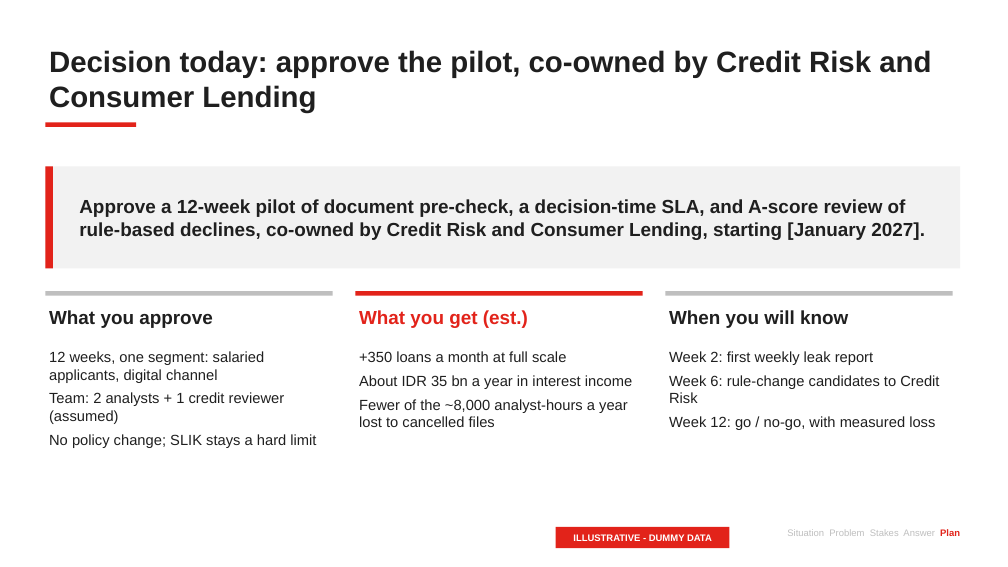
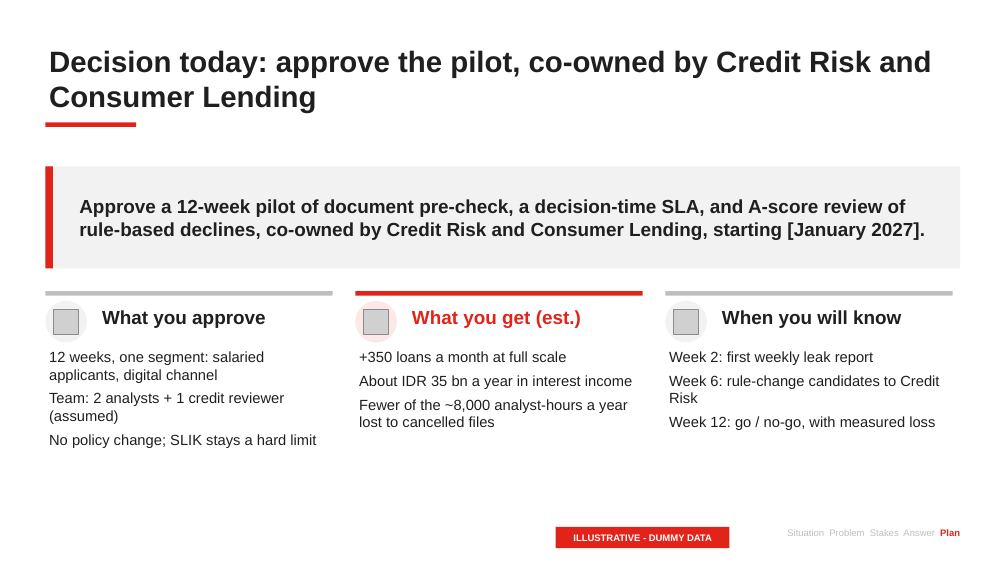
Before and after one commit to Mamel-lop/pstack-loki, a slide deck: slide 16 of decks/ocbc-unsecured-pl/deck.pptx. Drawn at 1008x567 pixels with LibreOffice and Linux fonts; fonts in the diff are those of the drawing; grey boxes stand for pictures. Boxes give left, top, right and bottom in pixels: in the first picture for what was removed or moved away, otherwise in the second. Text is boxed around its words. In the diff, an @@ line names an element or a change of style, - is before the commit and + after.

```diff
--- a/decks/ocbc-unsecured-pl/deck.pptx
+++ b/decks/ocbc-unsecured-pl/deck.pptx
@@ ellipse added at bbox=[45, 301, 87, 343], fill #F2F2F2 @@
@@ picture added at bbox=[54, 309, 79, 334] @@
@@ text "What you approve": place and size @@
-text "What you approve" at bbox=[49, 310, 212, 328]
+text "What you approve" at bbox=[102, 310, 265, 328]
@@ ellipse added at bbox=[355, 301, 397, 343], fill #FDE8E7 @@
@@ picture added at bbox=[364, 309, 389, 334] @@
@@ text "What you get (est.)": place and size @@
-text "What you get (est.)" at bbox=[359, 310, 528, 328]
+text "What you get (est.)" at bbox=[412, 310, 581, 328]
@@ ellipse added at bbox=[665, 301, 707, 343], fill #F2F2F2 @@
@@ picture added at bbox=[674, 309, 699, 334] @@
@@ text "When you will know": place and size @@
-text "When you will know" at bbox=[669, 310, 848, 328]
+text "When you will know" at bbox=[722, 310, 901, 328]
```
Also in this commit, not shown: 12 other slides changed, 53 other files.
